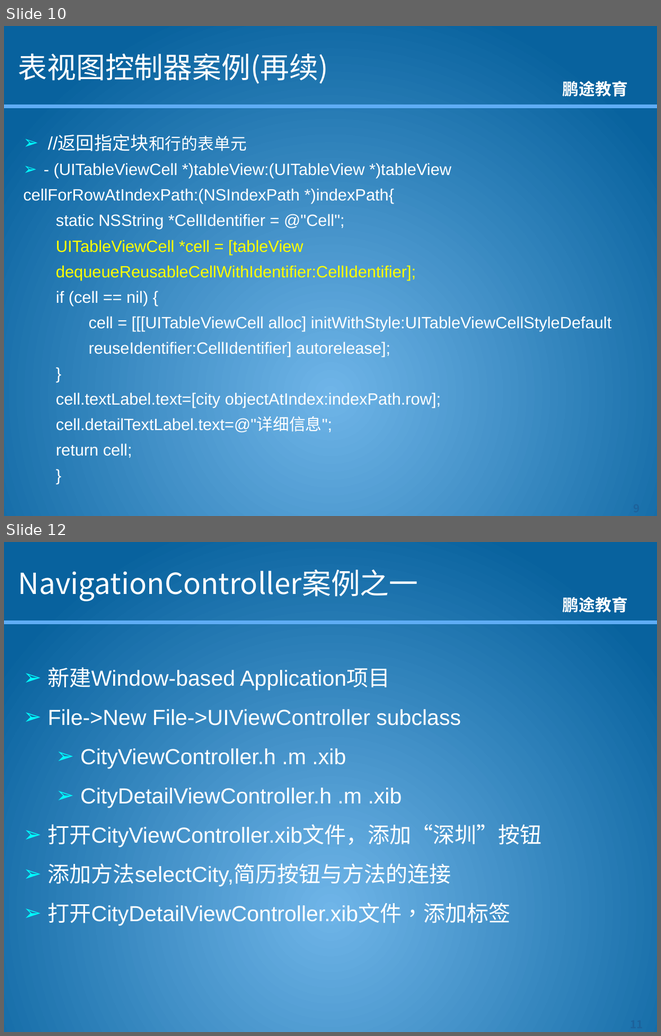
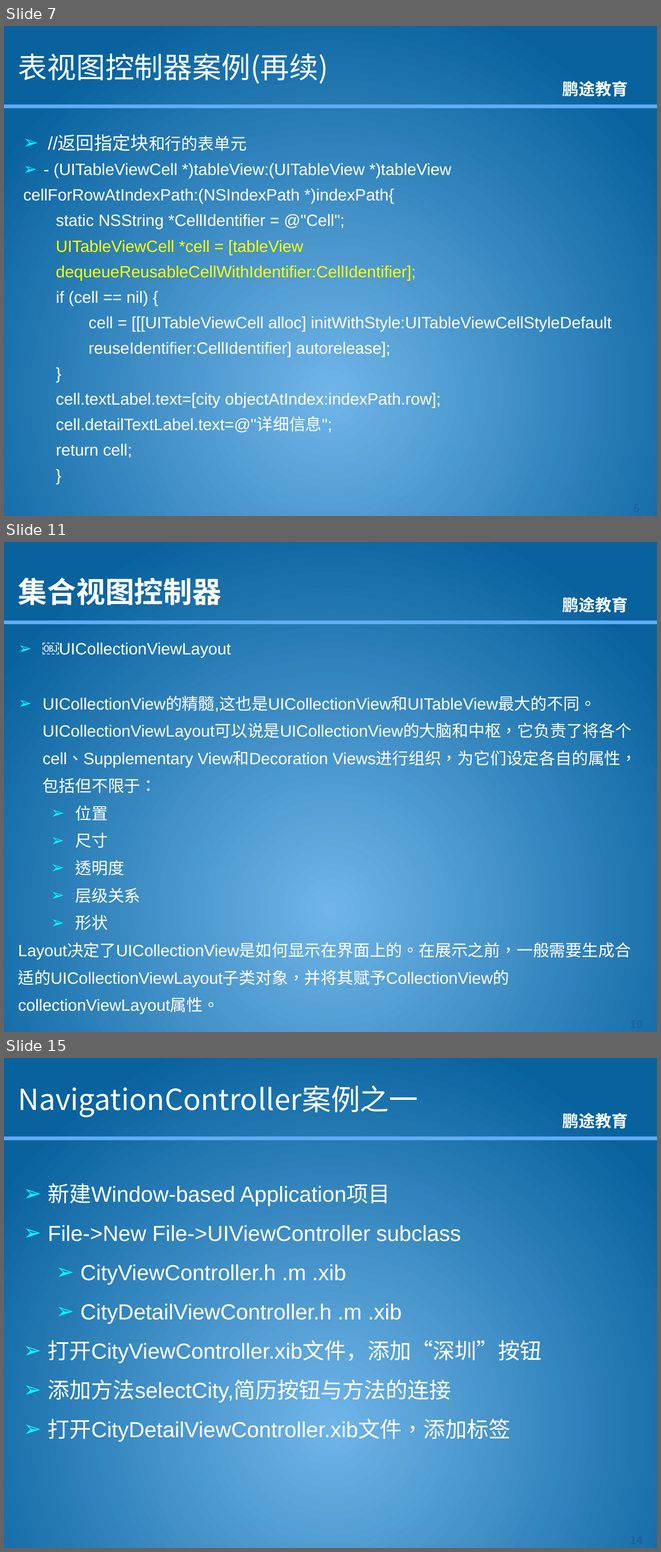
Before and after one commit to kkdmh77/gjh_baoche, a slide deck: 资料/课件/IPhone开发教程6-表视图&集合视图&标签&导航控制器.pptx. Shown one above the other, each under a label of ours: slides 10 and 12 before the commit, slides 7, 11 and 15 after it; the slides between them are not shown. The pictures are 661x1036 and 661x1552 pixels, drawn with LibreOffice and Linux fonts; fonts in the diff are those of the drawing; background and template pictures are left out. Boxes give left, top, right and bottom in pixels: in the first picture for what was removed or moved away, otherwise in the second. Text is boxed around its words. In the diff, an @@ line names an element or a change of style, - is before the commit and + after.

```diff
--- a/资料/课件/IPhone开发教程6-表视图&集合视图&标签&导航控制器.pptx
+++ b/资料/课件/IPhone开发教程6-表视图&集合视图&标签&导航控制器.pptx
@@ slide 11 added at (x1=4, y1=542, x2=657, y2=1032), background picture (left out); not listed: 2 template elements that a slide beside it also shows @@
@@ title added at (x1=18, y1=578, x2=221, y2=605), 32 pt, text #FFFFFF, bold @@
+集合视图控制器
@@ text added at (x1=18, y1=642, x2=637, y2=1014), 18 pt, text #FFFFFF @@
+➢ ￼UICollectionViewLayout
+➢ UICollectionView的精髓,这也是UICollectionView和UITableView最大的不同。UICollectionViewLayout可以说是UICollectionView的大脑和中枢，它负责了将各个cell、Supplementary View和Decoration Views进行组织，为它们设定各自的属性，包括但不限于：
+  ➢ 位置
+  ➢ 尺寸
+  ➢ 透明度
+  ➢ 层级关系
+  ➢ 形状
+Layout决定了UICollectionView是如何显示在界面上的。在展示之前，一般需要生成合适的UICollectionViewLayout子类对象，并将其赋予CollectionView的collectionViewLayout属性。
@@ page number added at (x1=608, y1=1013, x2=657, y2=1032), 12 pt, text #1D629B, bold @@
+10
@@ what was slide 10 is now slide 7 @@
@@ what was slide 12 is now slide 15 @@
@@ page number at (x1=608, y1=1529, x2=657, y2=1548): text changed @@
-11
+14
```
Also in this commit, not shown: 5 slides changed, 5 other slides added, 3 slides removed, 29 other files.
